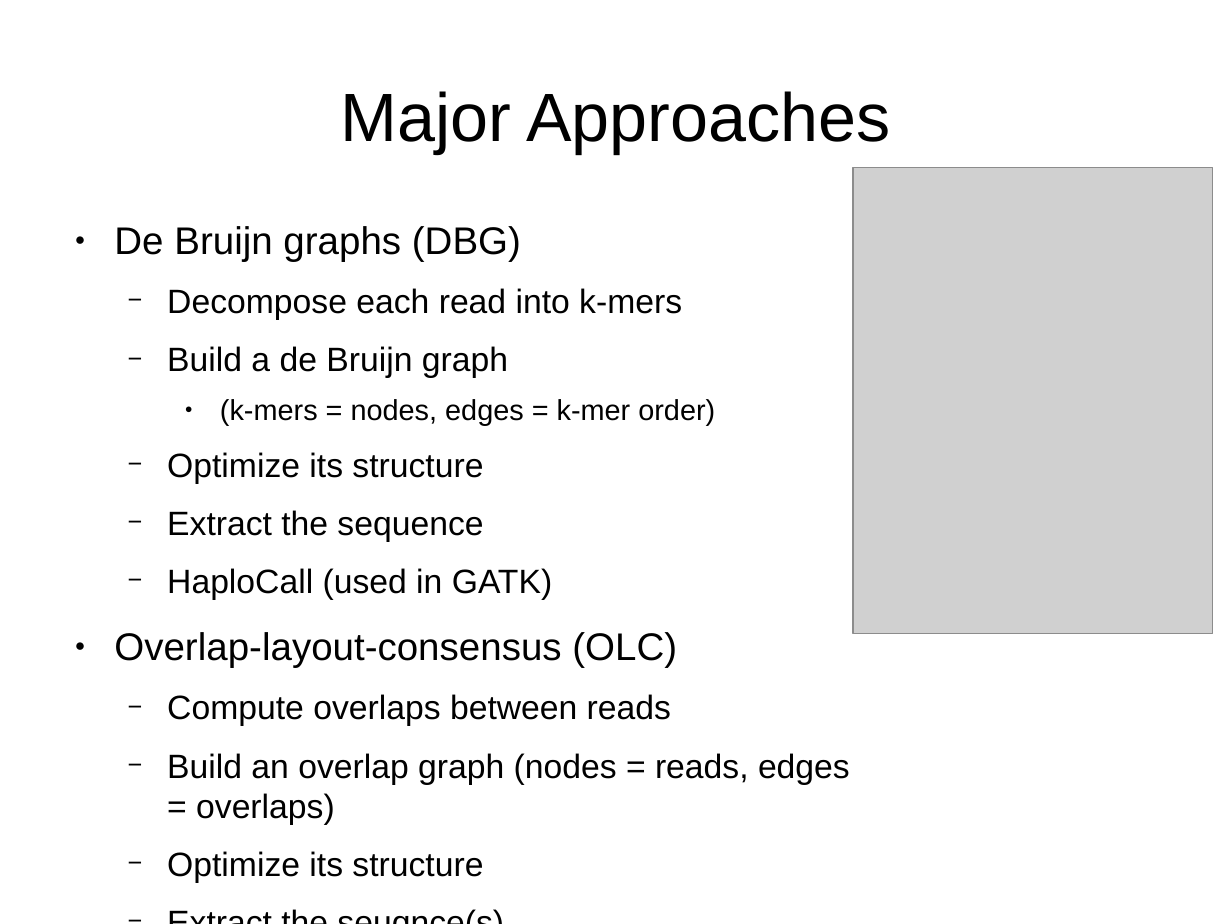
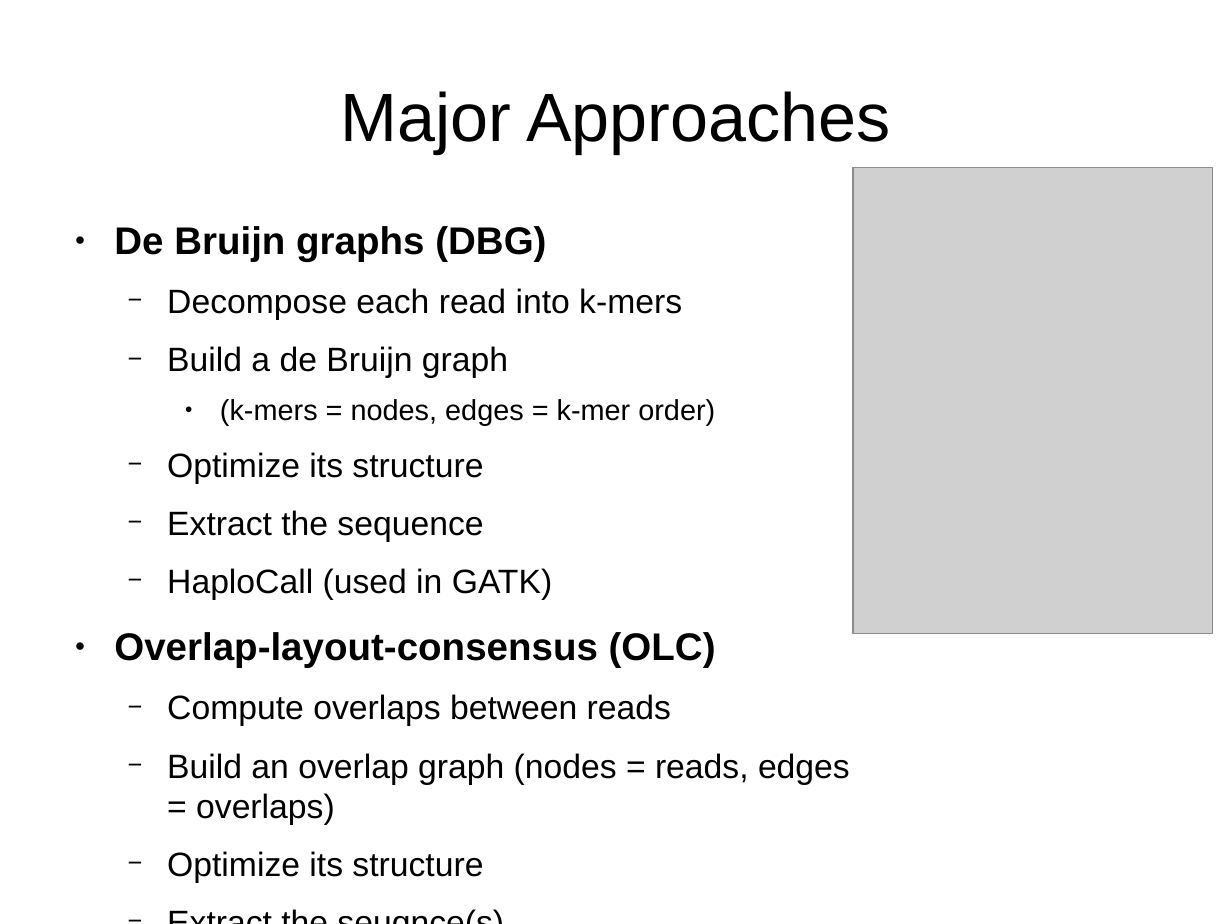
Before and after one commit to MartinDrab/Genetics, a slide deck: slide 3 of ppt/obhajoba/obhajoba.odp. Drawn at 1232x924 pixels with LibreOffice and Linux fonts; fonts in the diff are those of the drawing; grey boxes stand for pictures. Boxes give left, top, right and bottom in pixels: in the first picture for what was removed or moved away, otherwise in the second. Text is boxed around its words. In the diff, an @@ line names an element or a change of style, - is before the commit and + after.

```diff
--- a/ppt/obhajoba/obhajoba.odp
+++ b/ppt/obhajoba/obhajoba.odp
@@ text at <box>114,226,716,668</box>: bold on in "De Bruijn graphs (DBG)", "Overlap-layout-consensus (OLC)" @@
```
Also in this commit, not shown: 1 slide added.
